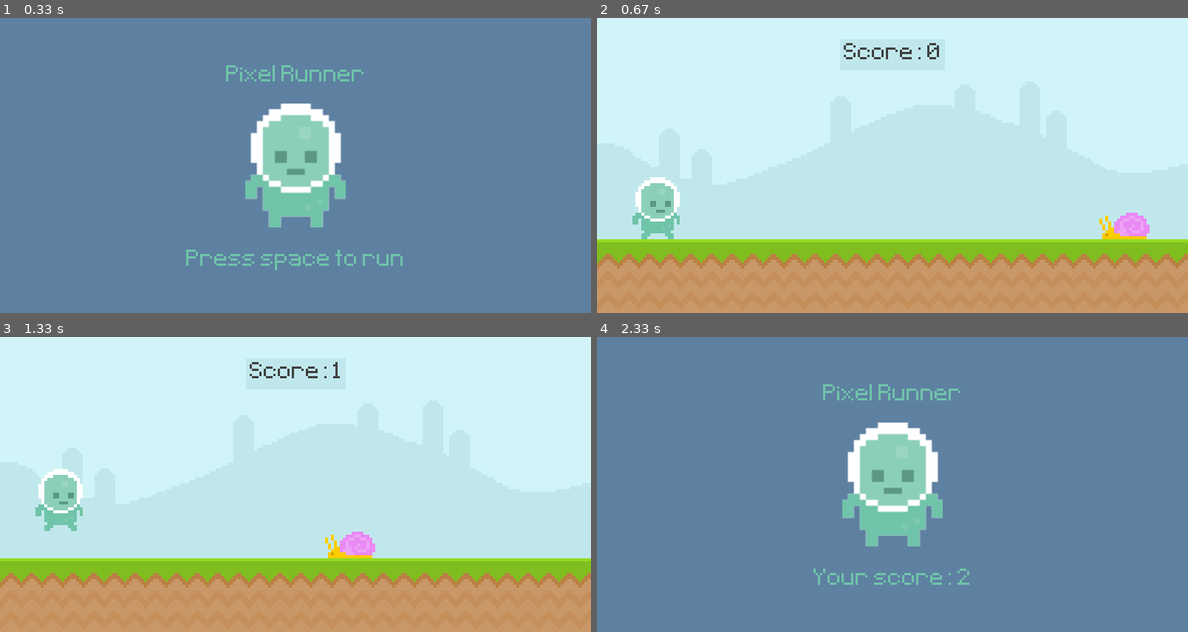
Above: before the commit, frames 1-4 (two rows, left to right).
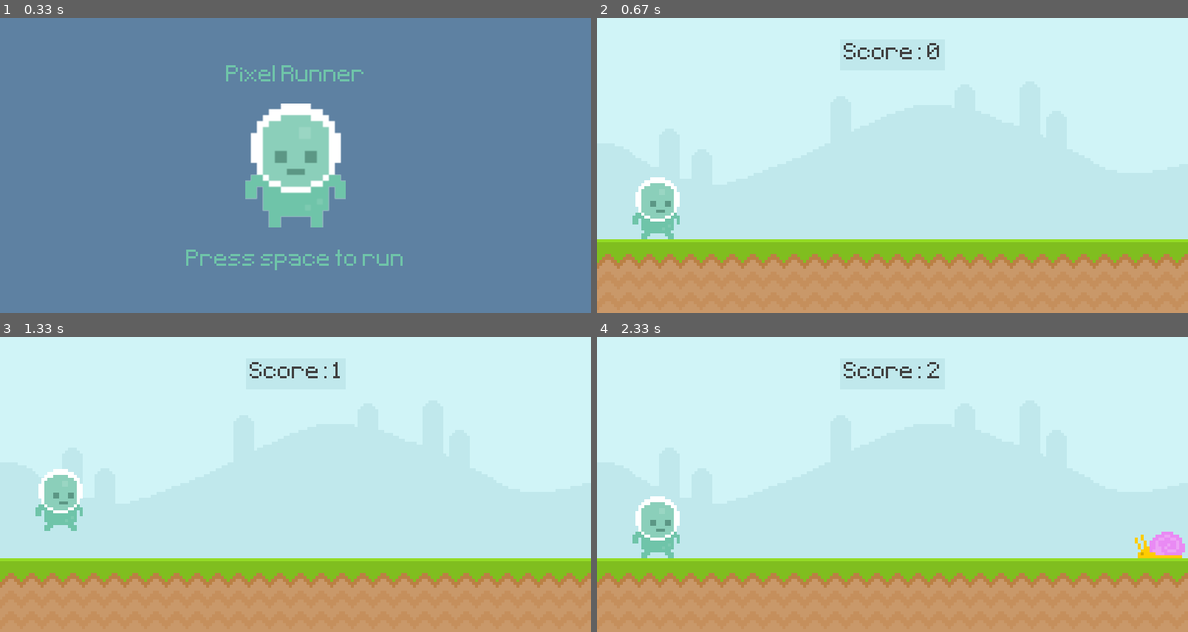
Above: after the commit, the same moments.

Repository: juliettetripier/Pygame-Practice-1
Game: pygame game, started from code/main.py
Same seed, same stepped clock (60 frames per second), same inputs: the game is played once before the commit and once after it.
Inputs (mouse positions are in pixels of both pictures, inside the frame that each line leads up to):
- Up to frame 1 (0.33 s): no input
- Up to frame 2 (0.67 s): tap Space at 0.33 s
- Up to frame 3 (1.33 s): click (59, 525) at 0.72 s
- Up to frame 4 (2.33 s): click (656, 525) at 1.55 s

Frame 1 is identical in both runs. In frame 2, 0.6% of the frame differs, in the area x 85-94%, y 66-75%; in frame 3, 0.6%; in frame 4, 100%, in the area x 0-100%, y 0-100%.

Commit message:
Added obstacle spawn timer

Diff:
--- a/code/main.py
+++ b/code/main.py
@@ -1,5 +1,7 @@
 import pygame, sys
+from random import randint
 from settings import *
+
 
 class Game:
     def display_score(self):
@@ -11,6 +13,15 @@
         pygame.draw.rect(self.screen, '#c0e8ec', score_bg)
         self.screen.blit(score_surface, score_rect)
         return current_time
+
+    def obstacle_movement(self, obstacle_list):
+        if obstacle_list:
+            for obstacle_rect in obstacle_list:
+                obstacle_rect.x -= 5
+                self.screen.blit(self.snail_surface, obstacle_rect)
+            obstacle_list = [obstacle for obstacle in obstacle_list if obstacle.x > -100]
+            return obstacle_list
+        return []
 
     def __init__(self):
 
@@ -32,8 +43,10 @@
         self.sky_surface = pygame.image.load('../graphics/Sky.png').convert()
         self.ground_surface = pygame.image.load('../graphics/ground.png').convert()
 
+        # Obstacles
         self.snail_surface = pygame.image.load('../graphics/snail/snail1.png').convert_alpha()
         self.snail_rect = self.snail_surface.get_rect(midbottom = (600,300))
+        self.obstacle_rect_list = []
 
         self.player_surface = pygame.image.load('../graphics/player/player_walk_1.png').convert_alpha()
         #set up the player rectangle using get_rect() to draw a rectangle around the surface
@@ -50,6 +63,10 @@
 
         self.game_message = self.test_font.render('Press space to run', False, (111,196,169))
         self.game_message_rect = self.game_message.get_rect(center = (400, 330))
+
+        # Timer
+        self.obstacle_timer = pygame.USEREVENT + 1 # add +1 to each event you add
+        pygame.time.set_timer(self.obstacle_timer, 1500)
 
 
     def run(self):
@@ -77,6 +94,9 @@
                             self.snail_rect.left = 800
                             self.start_time = int(pygame.time.get_ticks() / 1000)
 
+                if event.type == self.obstacle_timer and self.game_active:
+                    self.obstacle_rect_list.append(self.snail_surface.get_rect(midbottom = (randint(900,1100),300)))
+
             if self.game_active:
                 # Background
                 # blit = "block image transfer" - put a surface on another surface
@@ -87,12 +107,6 @@
                 # Score
                 self.score = self.display_score()
 
-                # Snail
-                self.snail_rect.x -= 6
-                if self.snail_rect.right < 0:
-                    self.snail_rect.left = 800
-                self.screen.blit(self.snail_surface, self.snail_rect)
-
                 # Player
                 self.player_gravity += 1
                 self.player_rect.y += self.player_gravity
@@ -100,13 +114,16 @@
                     self.player_rect.bottom = 300
                 self.screen.blit(self.player_surface, self.player_rect)
 
+                # Obstacle Movement
+                self.obstacle_rect_list = self.obstacle_movement(self.obstacle_rect_list)
+
+
                 # Collision
                 if self.snail_rect.colliderect(self.player_rect):
                     self.game_active = False
 
             else:
                 self.screen.fill((94, 129, 162))
-                # test
                 self.screen.blit(self.player_stand, self.player_stand_rect)
                 self.screen.blit(self.game_name, self.game_name_rect)
                 score_message = self.test_font.render(f'Your score: {self.score}', False, (111,196,169))
